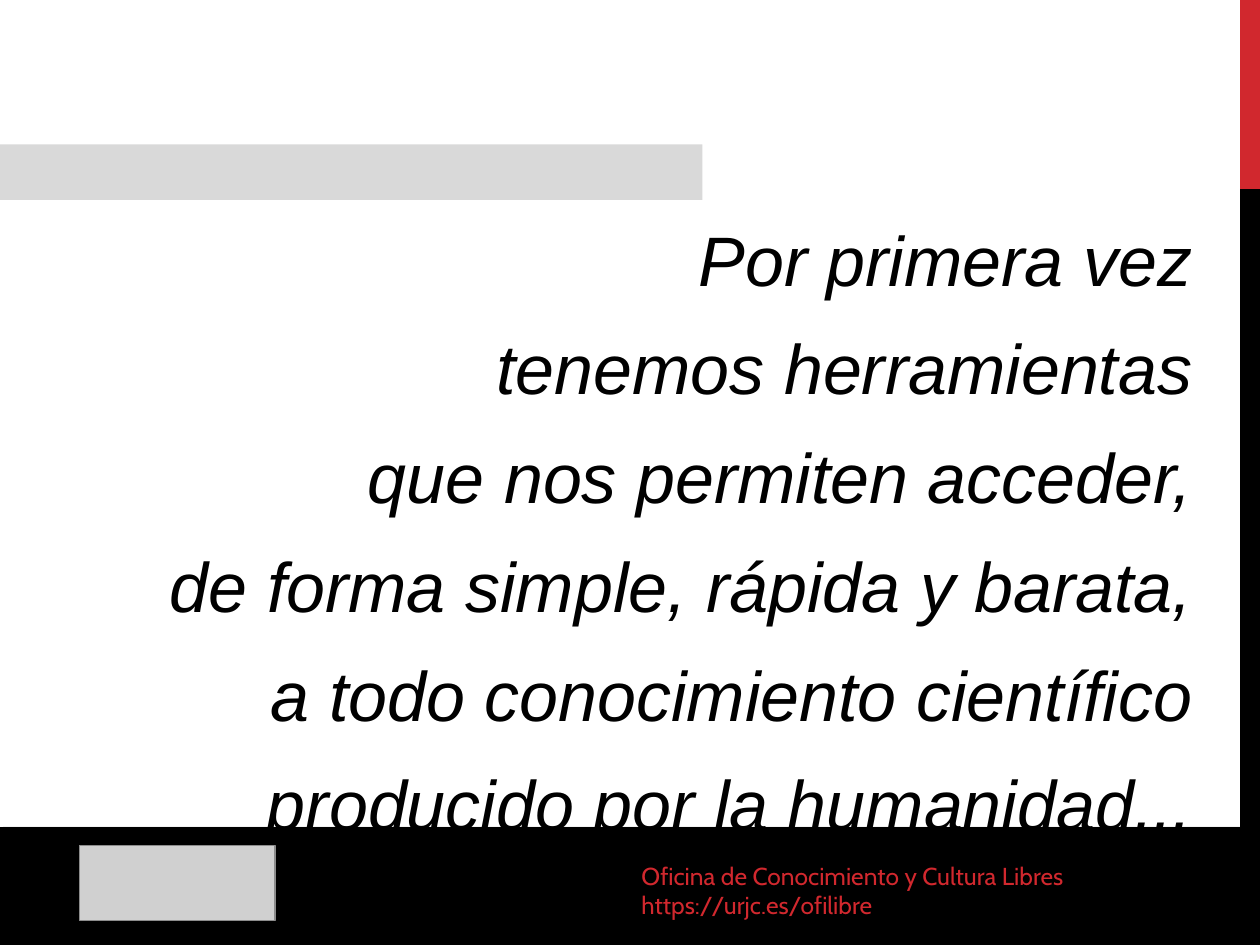
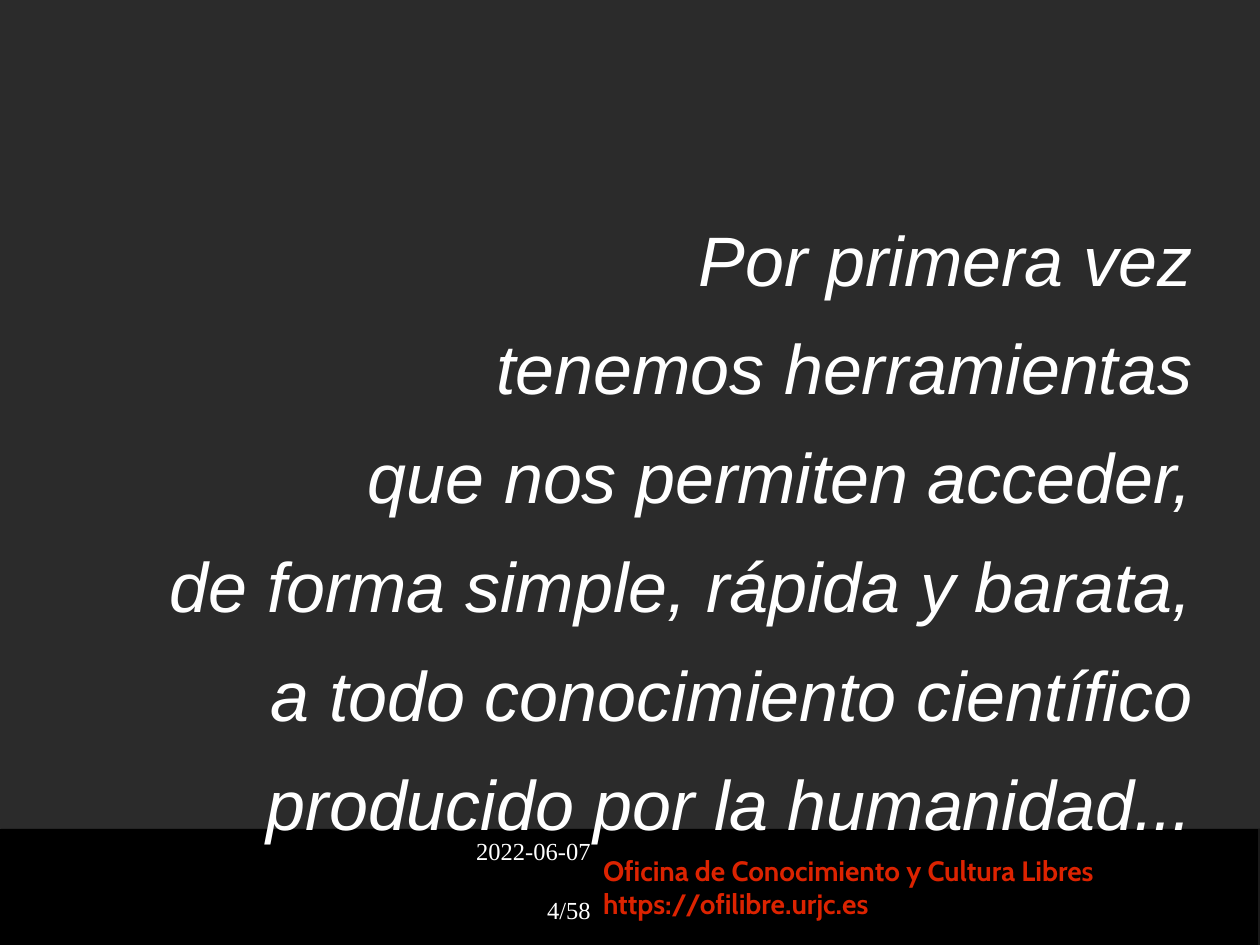
Before and after one commit to gabrielIzquierdo/OfiLibreGabri.github.io, a slide deck: slide 4 of static/transpas/publicacion-abierta/Publicacion_Abierta.odp. Drawn at 1260x945 pixels with LibreOffice and Linux fonts; fonts in the diff are those of the drawing; grey boxes stand for pictures; background and template pictures are left out; a plain dark background stands for a picture behind light text. Boxes give left, top, right and bottom in pixels: in the first picture for what was removed or moved away, otherwise in the second. Text is boxed around its words. In the diff, an @@ line names an element or a change of style, - is before the commit and + after.

```diff
--- a/static/transpas/publicacion-abierta/Publicacion_Abierta.odp
+++ b/static/transpas/publicacion-abierta/Publicacion_Abierta.odp
@@ background #FFFFFF to picture (left out) @@
@@ freeform shape removed at [1240,0,1260,189] @@
@@ rectangle removed at [0,145,702,200] @@
@@ freeform shape removed at [1240,189,1260,945] @@
@@ text "Por primera vez" at [170,235,1193,843]: text colour #000000 to #FFFFFF @@
@@ freeform shape removed at [0,827,1260,945] @@
@@ freeform shape added at [0,829,1257,945], fill #000000 @@
@@ picture removed at [79,845,276,920] @@
@@ text added at [476,843,591,920], 14 pt, text #FFFFFF @@
+2022-06-07
+4/58
@@ text added at [603,860,1093,921], 16 pt, text #DC2300, bold @@
+Oficina de Conocimiento y Cultura Libres
+https://ofilibre.urjc.es
@@ text removed at [641,866,1063,920] @@
-Oficina de Conocimiento y Cultura Libres
-https://urjc.es/ofilibre
```
Also in this commit, not shown: 47 other slides changed, 10 slides added, 8 slides removed, 2 other files.
